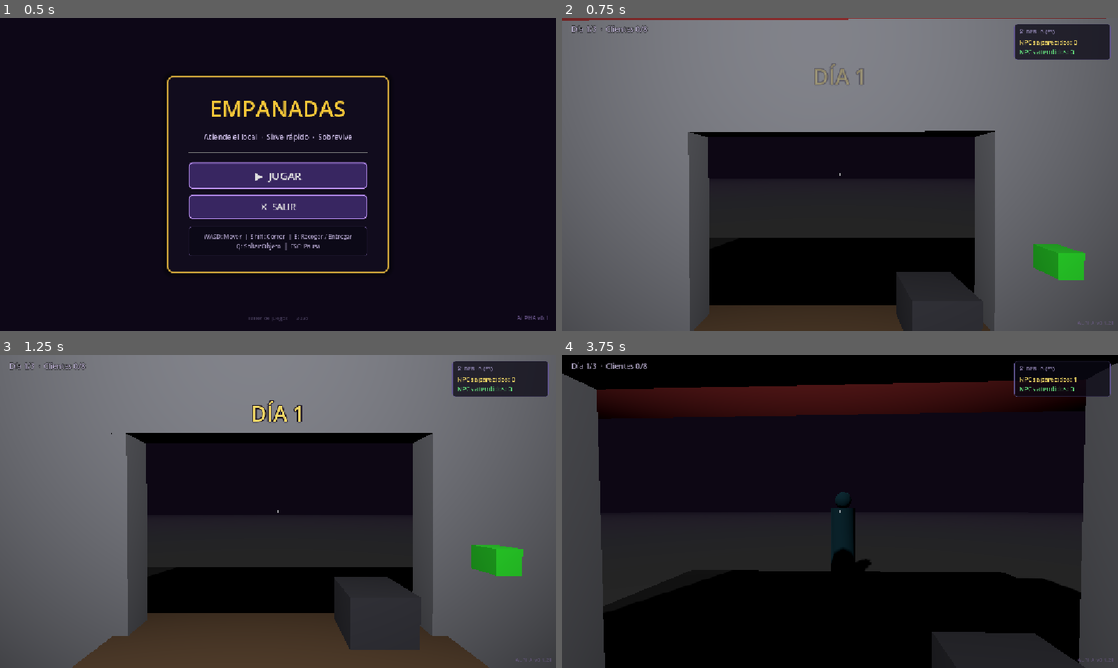
Above: before the commit, frames 1-4 (two rows, left to right).
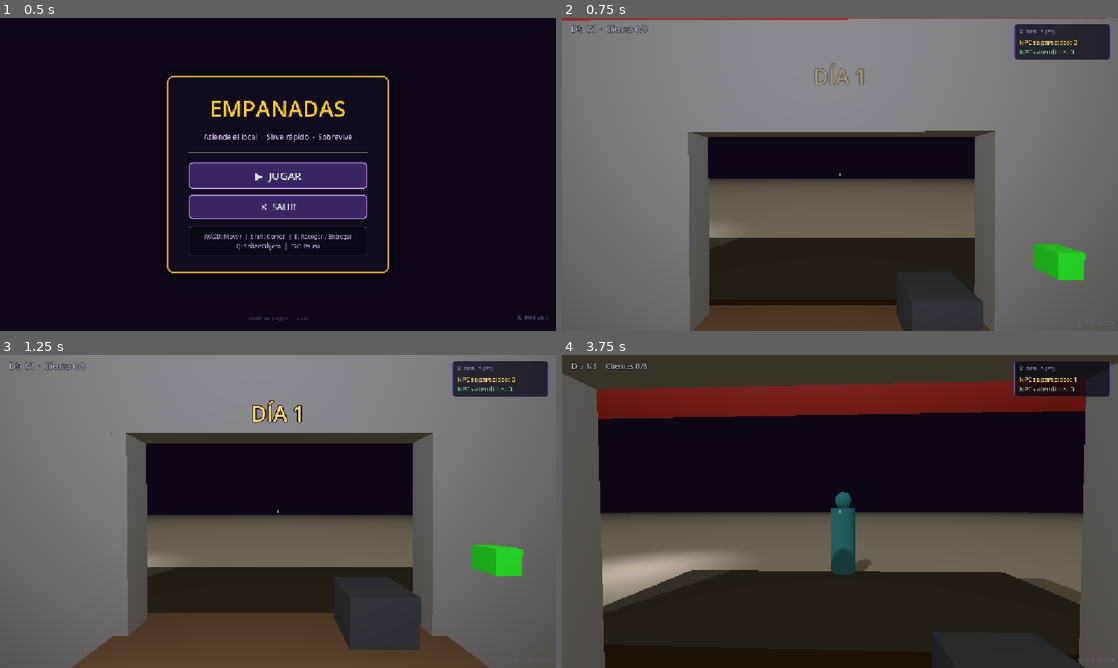
Above: after the commit, the same moments.

Repository: smfabiann/empanadas
Game: Godot game, scene res://scenes/ui/MainMenu.tscn
Two runs of this game, one before a commit and one after it. Both use one fixed random seed, a clock stepped at 60 frames per second and the inputs below.
Inputs (mouse positions are in pixels of both pictures, inside the frame that each line leads up to):
- Up to frame 1 (0.5 s): no input
- Up to frame 2 (0.75 s): click "▶ JUGAR" at 0.5 s
- Up to frame 3 (1.25 s): no input
- Up to frame 4 (3.75 s): tap Enter at 1.25 s; move the mouse to (867, 511) at 1.27 s; hold E (interact) 1.28-2.03 s; hold W from 1.28 s (still down); tap Space (jump) at 1.52, 2.27 s; tap F at 1.55, 2.1, 3.05 s; move the mouse to (812, 511) at 2.02 s; tap E (interact) at 2.3, 3.6 s; move the mouse to (851, 505) at 2.77 s; hold Q (drop_item) 2.78-3.53 s; move the mouse to (834, 517) at 3.52 s

Frame 1 is identical in both runs. In frame 2, 20% of the frame differs, in the area x 0-98%, y 0-96%; in frame 3, 16%; in frame 4, 56%, in the area x 0-100%, y 0-100%.

Commit message:
porfin se arreglo: mapa se mantuvo en el nuevo y se implemento correctamente la camara

Diff:
--- a/scenes/Main.tscn
+++ b/scenes/Main.tscn
@@ -6,6 +6,7 @@
 [ext_resource type="PackedScene" uid="uid://cegpnoa17isb7" path="res://scenes/UI.tscn" id="2_ui"]
 [ext_resource type="Script" uid="uid://b5ck58hfbtrqf" path="res://scripts/NPCSpawner.gd" id="3_spawner"]
 [ext_resource type="PackedScene" uid="uid://deuv1f0onumkr" path="res://scenes/map/KitchenStations.tscn" id="4_kitchen"]
+[ext_resource type="PackedScene" path="res://scenes/SecurityMonitor.tscn" id="4_q8u5g"]
 [ext_resource type="Script" uid="uid://5gba233w2705" path="res://scripts/events/NPCEventManager.gd" id="5_eventmanager"]
 [ext_resource type="Shader" uid="uid://d2h8ainh7oeat" path="res://shaders/night_sky.gdshader" id="6_sky_shader"]
 
@@ -23,8 +24,12 @@
 
 [sub_resource type="Environment" id="Environment_2a6q0"]
 background_mode = 2
+background_color = Color(0.02, 0.01, 0.06, 1)
 background_energy_multiplier = 0.5
 sky = SubResource("Sky_nxtc6")
+ambient_light_source = 2
+ambient_light_color = Color(0.85, 0.78, 0.6, 1)
+ambient_light_energy = 0.4
 fog_enabled = true
 fog_light_color = Color(0.05, 0.03, 0.08, 1)
 fog_density = 0.015
@@ -37,6 +42,15 @@
 
 [sub_resource type="BoxShape3D" id="BoxShape3D_nxtc6"]
 size = Vector3(0.05, 0.27, 4.1)
+
+[sub_resource type="StandardMaterial3D" id="StandardMaterial3D_wp0k4"]
+albedo_color = Color(0.14117648, 0.039215688, 0.007843138, 1)
+
+[sub_resource type="StandardMaterial3D" id="StandardMaterial3D_bjd11"]
+albedo_color = Color(0.14117648, 0.039215688, 0.007843138, 1)
+
+[sub_resource type="StandardMaterial3D" id="StandardMaterial3D_qmy6f"]
+albedo_color = Color(1, 0.23137255, 0, 1)
 
 [sub_resource type="StandardMaterial3D" id="StandardMaterial3D_menu"]
 albedo_color = Color(0.1, 0.25, 0.15, 1)
@@ -97,6 +111,31 @@
 
 [node name="TrashBin" parent="Map/Shop" unique_id=522034830 instance=ExtResource("2_nxtc6")]
 transform = Transform3D(1, 0, 0, 0, 1, 0, 0, 0, 1, -2.1278753, -1.25, 3.1)
+
+[node name="SecurityMonitor" parent="Map/Shop" unique_id=185473119 instance=ExtResource("4_q8u5g")]
+transform = Transform3D(1, 0, 0, 0, 1, 0, 0, 0, 1, -7.65, 0.2, -1)
+
+[node name="Camara" type="Node3D" parent="Map/Shop" unique_id=1301101136]
+transform = Transform3D(0.112748295, -0.07688941, -0.29211664, 0.0102944635, 0.3463292, -0.07261926, 0.25282598, 0.02018731, 0.13322693, -0.2530322, 0.83284974, -5.328439)
+
+[node name="CSGBox3D" type="CSGBox3D" parent="Map/Shop/Camara" unique_id=1728434844]
+transform = Transform3D(1, 0, 0, 0, 1, 0, 0, 0, 1, 0.004475236, 0.0046978295, 0.23325992)
+size = Vector3(1, 1, 1.3443604)
+material = SubResource("StandardMaterial3D_wp0k4")
+
+[node name="CSGBox3D2" type="CSGBox3D" parent="Map/Shop/Camara/CSGBox3D" unique_id=1893143907]
+transform = Transform3D(1, 0, 0, 0, 1, 0, 0, 0, 1, 0.009992838, -0.013183594, 1.1130213)
+size = Vector3(0.4835205, 0.4404297, 1.0072861)
+material = SubResource("StandardMaterial3D_bjd11")
+
+[node name="CSGCylinder3D" type="CSGCylinder3D" parent="Map/Shop/Camara/CSGBox3D" unique_id=1256767048]
+transform = Transform3D(1, 0, 0, 0, -0.015819171, -0.9998749, 0, 0.9998749, -0.015819171, 0.30275905, 0.32367733, 0.66391444)
+radius = 0.13134766
+height = 0.15222168
+material = SubResource("StandardMaterial3D_qmy6f")
+
+[node name="Camera3D" type="Camera3D" parent="Map/Shop/Camara" unique_id=888276889]
+transform = Transform3D(-1, 0, -8.742278e-08, 0, 1, 0, 8.742278e-08, 0, -1, 0, 0, 1.334404)
 
 [node name="KitchenStations" parent="Map" unique_id=1751640341 instance=ExtResource("4_kitchen")]
 transform = Transform3D(1, 0, 0, 0, 1, 0, 0, 0, 1, 0.000351429, 0, 0.3034718)
--- /dev/null
+++ b/scenes/SecurityMonitor.tscn
@@ -0,0 +1,35 @@
+[gd_scene load_steps=6 format=3 uid="uid://c_monitor123"]
+
+[ext_resource type="Script" path="res://scripts/SecurityMonitor.gd" id="1_script"]
+
+[sub_resource type="StandardMaterial3D" id="StandardMaterial3D_monitor_frame"]
+albedo_color = Color(0.08, 0.08, 0.1, 1)
+
+[sub_resource type="StandardMaterial3D" id="StandardMaterial3D_monitor_screen"]
+albedo_color = Color(0.02, 0.02, 0.05, 1)
+emission_enabled = true
+emission = Color(0.01, 0.01, 0.03, 1)
+emission_energy_multiplier = 0.2
+
+[sub_resource type="BoxShape3D" id="BoxShape3D_monitor"]
+size = Vector3(0.05, 0.55, 0.75)
+
+[node name="SecurityMonitor" type="StaticBody3D"]
+collision_layer = 2
+script = ExtResource("1_script")
+
+[node name="Frame" type="CSGBox3D" parent="."]
+size = Vector3(0.08, 0.65, 0.85)
+material = SubResource("StandardMaterial3D_monitor_frame")
+
+[node name="ScreenMesh" type="CSGBox3D" parent="."]
+transform = Transform3D(1, 0, 0, 0, -4.37114e-08, 1, 0, -1, -4.37114e-08, 0.02, 0, 0)
+size = Vector3(0.05, 0.75, 0.55)
+material = SubResource("StandardMaterial3D_monitor_screen")
+
+[node name="CollisionShape3D" type="CollisionShape3D" parent="."]
+shape = SubResource("BoxShape3D_monitor")
+
+[node name="SubViewport" type="SubViewport" parent="."]
+size = Vector2i(256, 192)
+render_target_update_mode = 3
--- a/scenes/UI.tscn
+++ b/scenes/UI.tscn
@@ -136,23 +136,24 @@
 color = Color(1, 1, 1, 0.6)
 
 [node name="PromptLabel" type="Label" parent="HUD" unique_id=1771625511]
-layout_mode = 0
-anchor_left = 0.5
-anchor_top = 0.5
-anchor_right = 0.5
-anchor_bottom = 0.5
+layout_mode = 1
+anchors_preset = 7
+anchor_left = 0.5
+anchor_top = 1.0
+anchor_right = 0.5
+anchor_bottom = 1.0
 offset_left = -300.0
-offset_top = 22.0
+offset_top = -140.0
 offset_right = 300.0
-offset_bottom = 54.0
-grow_horizontal = 2
-grow_vertical = 2
+offset_bottom = -40.0
+grow_horizontal = 2
+grow_vertical = 0
 theme_override_colors/font_color = Color(1, 0.95, 0.75, 1)
 theme_override_colors/font_outline_color = Color(0, 0, 0, 0.9)
 theme_override_constants/outline_size = 4
-theme_override_font_sizes/font_size = 18
-horizontal_alignment = 1
-vertical_alignment = 1
+theme_override_font_sizes/font_size = 14
+horizontal_alignment = 1
+vertical_alignment = 2
 
 [node name="DamageFlash" type="ColorRect" parent="HUD" unique_id=988914053]
 visible = false
--- a/scripts/Player.gd
+++ b/scripts/Player.gd
@@ -24,16 +24,19 @@
 var held_item: Interactable = null
 var is_dead: bool = false
 
+var is_viewing_monitor: bool = false
+
 
 func _ready() -> void:
 	add_to_group("player")
 	Input.set_mouse_mode(Input.MOUSE_MODE_CAPTURED)
 	floor_snap_length = 0.25
 	floor_constant_speed = true
+	camera.current = true
 
 
 func _physics_process(delta: float) -> void:
-	if not GameManager.can_player_act() or is_dead:
+	if not GameManager.can_player_act() or is_dead or is_viewing_monitor:
 		return
 	_handle_movement(delta)
 
@@ -120,6 +123,15 @@
 
 func _update_interaction_prompt() -> void:
 	if not ui or not ui.has_method("set_prompt"):
+		return
+
+	if is_viewing_monitor:
+		var sec_script = load("res://scripts/SecurityMonitor.gd")
+		if sec_script and sec_script.active_monitor:
+			var info: Dictionary = sec_script.active_monitor.get_interaction_prompt(self)
+			ui.set_prompt(info.get("text", ""), info.get("actionable", true))
+		else:
+			ui.set_prompt("[E] Volver a tu vista\n[F] Visión Nocturna", true)
 		return
 
 	# 1. Si miramos directamente a una estación de ingredientes 3D
@@ -184,7 +196,7 @@
 		return
 
 	# Rotar la vista con el ratón (360° horizontal, limitado vertical)
-	if event is InputEventMouseMotion:
+	if event is InputEventMouseMotion and not is_viewing_monitor:
 		rotate_y(-event.relative.x * MOUSE_SENSITIVITY)
 		camera.rotate_x(-event.relative.y * MOUSE_SENSITIVITY)
 		camera.rotation.x = clampf(camera.rotation.x, -PITCH_LIMIT, PITCH_LIMIT)
@@ -198,8 +210,26 @@
 	if event.is_action_pressed("drop_item"):
 		_drop_held_item()
 
+	# Visión de anomalías en el monitor (tecla F)
+	if event is InputEventKey and event.keycode == KEY_F and event.pressed and not event.echo:
+		if is_viewing_monitor:
+			var sec_script = load("res://scripts/SecurityMonitor.gd")
+			if sec_script and sec_script.active_monitor:
+				sec_script.active_monitor.toggle_anomaly_vision()
+			elif ray.is_colliding():
+				var collider = ray.get_collider()
+				if collider.has_method("toggle_anomaly_vision"):
+					collider.toggle_anomaly_vision()
+
 
 func _handle_interact() -> void:
+	# Si ya estamos viendo el monitor, presionar E nos regresa inmediatamente
+	if is_viewing_monitor:
+		var sec_script = load("res://scripts/SecurityMonitor.gd")
+		if sec_script and sec_script.active_monitor:
+			sec_script.active_monitor.interact(self)
+			_update_interaction_prompt()
+			return
 	# Prioridad 1: Si apuntamos a una estación de ingredientes 3D
 	if ray.is_colliding():
 		var collider = ray.get_collider()
--- /dev/null
+++ b/scripts/SecurityMonitor.gd
@@ -0,0 +1,154 @@
+extends StaticBody3D
+## Monitor de seguridad en la pared izquierda.
+## Al interactuar, alterna entre la cámara del jugador y la cámara de seguridad.
+
+@onready var screen_mesh: CSGBox3D = $ScreenMesh
+@onready var security_cam_viewport: SubViewport = $SubViewport
+
+var is_viewing: bool = false
+var is_anomaly_vision: bool = false
+var anomaly_env: Environment = null
+var player_camera: Camera3D = null
+var security_camera: Camera3D = null
+
+var mat_off: StandardMaterial3D
+var mat_on: StandardMaterial3D
+
+
+func _ready() -> void:
+	add_to_group("security_monitors")
+	# Material cuando el monitor está apagado (pantalla oscura)
+	mat_off = StandardMaterial3D.new()
+	mat_off.albedo_color = Color(0.02, 0.02, 0.05, 1.0)
+	mat_off.emission_enabled = true
+	mat_off.emission = Color(0.01, 0.01, 0.03, 1.0)
+	mat_off.emission_energy_multiplier = 0.2
+
+	# Material cuando el monitor muestra la cámara (usa la textura del SubViewport)
+	mat_on = StandardMaterial3D.new()
+	mat_on.albedo_color = Color.WHITE
+	mat_on.emission_enabled = true
+	mat_on.emission = Color(0.5, 0.5, 0.5, 1.0)
+	mat_on.emission_energy_multiplier = 0.8
+
+	screen_mesh.material = mat_off
+
+	# Buscar la cámara de seguridad (en el padre, o en la escena)
+	var cam_node = null
+	if get_parent():
+		cam_node = get_parent().get_node_or_null("Camara")
+		if not cam_node:
+			cam_node = get_parent().get_node_or_null("Camara2")
+	if not cam_node:
+		var root = get_tree().current_scene if get_tree() else null
+		if root:
+			cam_node = root.find_child("Camara", true, false)
+			if not cam_node:
+				cam_node = root.find_child("Camara2", true, false)
+	if not cam_node:
+		cam_node = get_tree().root.find_child("Camara", true, false)
+
+	if cam_node:
+		security_camera = cam_node.get_node_or_null("Camera3D") as Camera3D
+		if not security_camera and cam_node is Camera3D:
+			security_camera = cam_node
+
+	if security_camera and security_cam_viewport:
+		_setup_viewport_camera()
+
+
+func _setup_viewport_camera() -> void:
+	# Crear una cámara dentro del SubViewport que copie la posición de la de seguridad
+	var vp_cam = Camera3D.new()
+	vp_cam.name = "VPCamera"
+	security_cam_viewport.add_child(vp_cam)
+
+	# Actualizar la textura del material
+	mat_on.albedo_texture = security_cam_viewport.get_texture()
+	mat_on.emission_texture = security_cam_viewport.get_texture()
+
+
+func _process(_delta: float) -> void:
+	# Copiar la transform global de la cámara de seguridad al viewport camera
+	if security_camera and security_cam_viewport:
+		var vp_cam = security_cam_viewport.get_node_or_null("VPCamera") as Camera3D
+		if vp_cam:
+			vp_cam.global_transform = security_camera.global_transform
+			vp_cam.fov = security_camera.fov
+
+	# Siempre mostrar la textura en el monitor (pantalla siempre encendida)
+	if security_cam_viewport and not is_viewing:
+		screen_mesh.material = mat_on
+
+
+static var active_monitor: StaticBody3D = null
+
+func interact(player: Node3D) -> void:
+	if security_camera == null:
+		return
+
+	player_camera = player.get_node_or_null("Camera3D") as Camera3D
+	if player_camera == null:
+		return
+
+	is_viewing = not is_viewing
+
+	if is_viewing:
+		active_monitor = self
+		# Cambiar a la cámara de seguridad
+		security_camera.current = true
+		screen_mesh.material = mat_on
+		if player.has_method("set"):
+			player.is_viewing_monitor = true
+	else:
+		active_monitor = null
+		# Volver a la cámara del jugador
+		player_camera.current = true
+		screen_mesh.material = mat_on
+		if player.has_method("set"):
+			player.is_viewing_monitor = false
+
+		# Apagar visión nocturna al salir
+		if is_anomaly_vision:
+			toggle_anomaly_vision()
+
+
+func toggle_anomaly_vision() -> void:
+	if not security_camera:
+		return
+	is_anomaly_vision = not is_anomaly_vision
+
+	if is_anomaly_vision:
+		# Si no hemos creado el entorno, lo creamos ahora
+		if not anomaly_env:
+			var normal_env = null
+			var world_env_node = get_tree().root.find_child("WorldEnvironment", true, false)
+			if world_env_node and world_env_node.environment:
+				normal_env = world_env_node.environment
+				anomaly_env = normal_env.duplicate()
+			else:
+				anomaly_env = Environment.new()
+
+			anomaly_env.adjustment_enabled = true
+			anomaly_env.adjustment_saturation = 0.25 # Pálido
+			anomaly_env.adjustment_brightness = 1.3
+			anomaly_env.adjustment_contrast = 1.1
+
+		security_camera.environment = anomaly_env
+
+		# También aplicamos el entorno a la cámara interna para que la pantalla del monitor se vea pálida desde afuera
+		var vp_cam = security_cam_viewport.get_node_or_null("VPCamera") as Camera3D
+		if vp_cam:
+			vp_cam.environment = anomaly_env
+	else:
+		security_camera.environment = null
+		var vp_cam = security_cam_viewport.get_node_or_null("VPCamera") as Camera3D
+		if vp_cam:
+			vp_cam.environment = null
+
+
+func get_interaction_prompt(_player: Node3D) -> Dictionary:
+	if is_viewing:
+		return {"text": "[E] Volver a tu vista\n[F] Visión Nocturna", "actionable": true}
+	else:
+		return {"text": "[E] Ver cámara de seguridad", "actionable": true}
Not shown, added: scripts/SecurityMonitor.gd.uid
